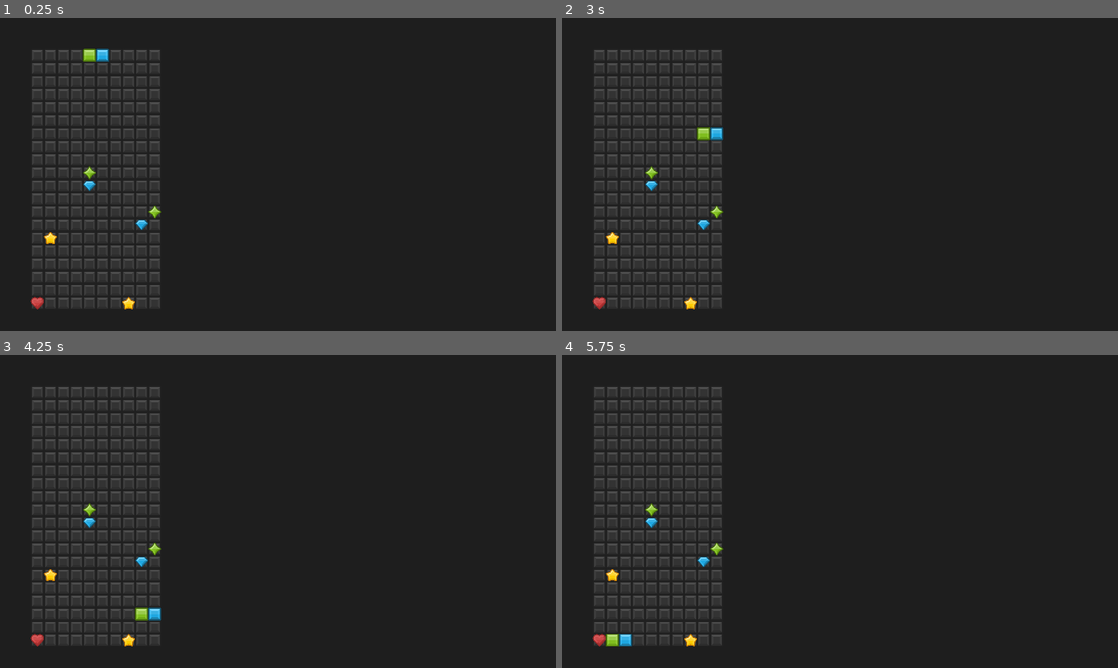
Above: before the commit, frames 1-4 (two rows, left to right).
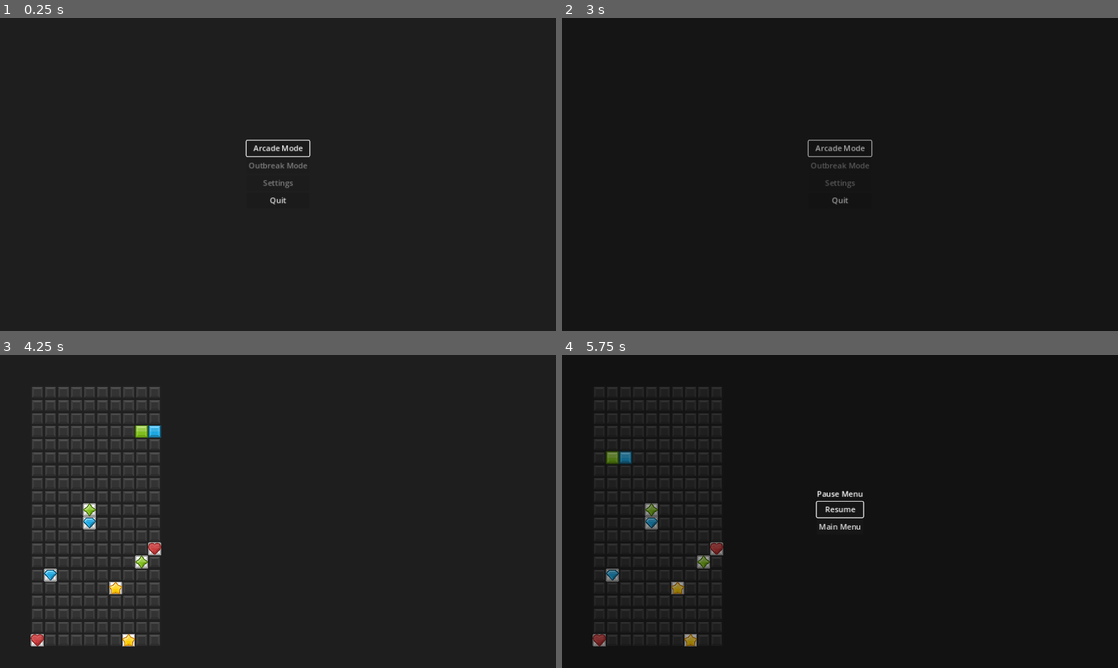
Above: after the commit, the same moments.

Repository: Akaihana/PuzzleProject
Game: Godot game, scene res://Scenes/main_menu.tscn
The game is run twice, just before and just after one commit, with the same random seed, the same clock (stepped at 60 frames per second) and the same inputs. Before the commit the project starts from res://Scenes/main.tscn.
Inputs (mouse positions are in pixels of both pictures, inside the frame that each line leads up to):
- Up to frame 1 (0.25 s): no input
- Up to frame 2 (3 s): click (840, 149) at 0.5 s, where only the run after the commit has a clickable "Arcade Mode"; click (840, 149) at 1.25 s, where only the run after the commit has a clickable "Arcade Mode"; hold D (right) 2.03-2.78 s; tap Enter at 2.75 s; hold S (down) from 2.78 s (still down)
- Up to frame 3 (4.25 s): release S (down) at 3.53 s; hold D (right) from 3.53 s (still down)
- Up to frame 4 (5.75 s): tap Space at 4.25 s; tap Enter at 5 s; release D (right) at 5.03 s; hold A (left) from 5.03 s (still down); tap Escape (pause, bound only after the commit) at 5.65 s

The runs differ from the first frame. In frame 1, 6.7% of the frame differs, in the area x 5-56%, y 9-94%; in frame 2, 12%, in the area x 5-56%, y 10-94%; in frame 3, 1.0%; in frame 4, 3.3%.

Commit message:
Making Menus

Diff:
--- a/Scenes/corrupted_gem.tscn
+++ b/Scenes/corrupted_gem.tscn
@@ -1,7 +1,8 @@
-[gd_scene load_steps=4 format=3 uid="uid://dlihauw0nhjtp"]
+[gd_scene load_steps=5 format=3 uid="uid://dlihauw0nhjtp"]
 
 [ext_resource type="Texture2D" uid="uid://cthkdig4r0xki" path="res://Assets/Sprites/Viruses/tileRed_72.png" id="1_e5jif"]
 [ext_resource type="Script" path="res://Scripts/corrupted_gem.gd" id="1_wu5ff"]
+[ext_resource type="Texture2D" uid="uid://7hhpigcjv3jt" path="res://Assets/Sprites/Viruses/tileGrey_39.png" id="2_jer43"]
 
 [sub_resource type="RectangleShape2D" id="RectangleShape2D_7n42k"]
 size = Vector2(27, 27)
@@ -9,6 +10,10 @@
 [node name="CorruptedGem" type="Area2D"]
 script = ExtResource("1_wu5ff")
 
+[node name="SpriteBackground" type="Sprite2D" parent="."]
+scale = Vector2(0.25, 0.25)
+texture = ExtResource("2_jer43")
+
 [node name="Sprite2D" type="Sprite2D" parent="."]
 scale = Vector2(0.25, 0.25)
 texture = ExtResource("1_e5jif")
--- /dev/null
+++ b/Scenes/level_transition.tscn
@@ -0,0 +1,73 @@
+[gd_scene load_steps=6 format=3 uid="uid://c1nj17xlh7v1r"]
+
+[ext_resource type="Script" path="res://Scripts/level_transition.gd" id="1_2tp6c"]
+
+[sub_resource type="Animation" id="Animation_4hxst"]
+length = 0.001
+tracks/0/type = "value"
+tracks/0/imported = false
+tracks/0/enabled = true
+tracks/0/path = NodePath("ColorRect:color")
+tracks/0/interp = 1
+tracks/0/loop_wrap = true
+tracks/0/keys = {
+"times": PackedFloat32Array(0),
+"transitions": PackedFloat32Array(1),
+"update": 0,
+"values": [Color(0, 0, 0, 0)]
+}
+
+[sub_resource type="Animation" id="Animation_4ytil"]
+resource_name = "fade_from_black"
+length = 0.5
+tracks/0/type = "value"
+tracks/0/imported = false
+tracks/0/enabled = true
+tracks/0/path = NodePath("ColorRect:color")
+tracks/0/interp = 1
+tracks/0/loop_wrap = true
+tracks/0/keys = {
+"times": PackedFloat32Array(0, 0.5),
+"transitions": PackedFloat32Array(1, 1),
+"update": 0,
+"values": [Color(0, 0, 0, 1), Color(0, 0, 0, 0)]
+}
+
+[sub_resource type="Animation" id="Animation_1xd32"]
+resource_name = "fade_to_black"
+length = 0.5
+tracks/0/type = "value"
+tracks/0/imported = false
+tracks/0/enabled = true
+tracks/0/path = NodePath("ColorRect:color")
+tracks/0/interp = 1
+tracks/0/loop_wrap = true
+tracks/0/keys = {
+"times": PackedFloat32Array(0, 0.5),
+"transitions": PackedFloat32Array(1, 1),
+"update": 0,
+"values": [Color(0, 0, 0, 0), Color(0, 0, 0, 1)]
+}
+
+[sub_resource type="AnimationLibrary" id="AnimationLibrary_m7tno"]
+_data = {
+"RESET": SubResource("Animation_4hxst"),
+"fade_from_black": SubResource("Animation_4ytil"),
+"fade_to_black": SubResource("Animation_1xd32")
+}
+
+[node name="LevelTransition" type="CanvasLayer"]
+script = ExtResource("1_2tp6c")
+
+[node name="AnimationPlayer" type="AnimationPlayer" parent="."]
+libraries = {
+"": SubResource("AnimationLibrary_m7tno")
+}
+
+[node name="ColorRect" type="ColorRect" parent="."]
+anchors_preset = 15
+anchor_right = 1.0
+anchor_bottom = 1.0
+grow_horizontal = 2
+grow_vertical = 2
+color = Color(0, 0, 0, 0)
--- a/Scenes/main.tscn
+++ b/Scenes/main.tscn
@@ -1,6 +1,7 @@
-[gd_scene load_steps=7 format=3 uid="uid://d0lcwhpadgq44"]
+[gd_scene load_steps=8 format=3 uid="uid://d0lcwhpadgq44"]
 
 [ext_resource type="Script" path="res://Scripts/grid.gd" id="1_8qrqb"]
+[ext_resource type="PackedScene" uid="uid://dy4e4velmavcu" path="res://Scenes/pause_menu.tscn" id="1_rayih"]
 [ext_resource type="Script" path="res://Scripts/gem_spawner.gd" id="2_jqgu4"]
 [ext_resource type="PackedScene" uid="uid://c1eou1cdb7ov6" path="res://Scenes/gem_container.tscn" id="2_rldxo"]
 [ext_resource type="PackedScene" uid="uid://dlihauw0nhjtp" path="res://Scenes/corrupted_gem.tscn" id="3_dxh0i"]
@@ -9,12 +10,17 @@
 
 [node name="Main" type="Node2D"]
 
+[node name="CanvasLayer" type="CanvasLayer" parent="."]
+
+[node name="PauseMenu" parent="CanvasLayer" instance=ExtResource("1_rayih")]
+visible = false
+
 [node name="Grid" type="Node2D" parent="."]
 position = Vector2(64, 64)
 script = ExtResource("1_8qrqb")
 gem_container_scene = ExtResource("2_rldxo")
 corrupted_gem_scene = ExtResource("3_dxh0i")
-corrupted_count = 2
+corrupted_count = 1
 
 [node name="GridTexture" type="TextureRect" parent="Grid"]
 modulate = Color(1, 1, 1, 0.490196)
--- /dev/null
+++ b/Scenes/main_menu.tscn
@@ -0,0 +1,37 @@
+[gd_scene load_steps=2 format=3 uid="uid://biohxdus3txop"]
+
+[ext_resource type="Script" path="res://Scripts/main_menu.gd" id="1_g8aav"]
+
+[node name="MainMenu" type="CenterContainer"]
+process_mode = 3
+anchors_preset = 15
+anchor_right = 1.0
+anchor_bottom = 1.0
+grow_horizontal = 2
+grow_vertical = 2
+script = ExtResource("1_g8aav")
+
+[node name="VBoxContainer" type="VBoxContainer" parent="."]
+layout_mode = 2
+
+[node name="ArcadeModeButton" type="Button" parent="VBoxContainer"]
+unique_name_in_owner = true
+layout_mode = 2
+text = "Arcade Mode"
+
+[node name="OutbreakModeButton" type="Button" parent="VBoxContainer"]
+layout_mode = 2
+disabled = true
+text = "Outbreak Mode"
+
+[node name="SettingsButton" type="Button" parent="VBoxContainer"]
+layout_mode = 2
+disabled = true
+text = "Settings"
+
+[node name="QuitButton" type="Button" parent="VBoxContainer"]
+layout_mode = 2
+text = "Quit"
+
+[connection signal="pressed" from="VBoxContainer/ArcadeModeButton" to="." method="_on_arcade_mode_button_pressed"]
+[connection signal="pressed" from="VBoxContainer/QuitButton" to="." method="_on_quit_button_pressed"]
--- /dev/null
+++ b/Scenes/pause_menu.tscn
@@ -0,0 +1,41 @@
+[gd_scene load_steps=2 format=3 uid="uid://dy4e4velmavcu"]
+
+[ext_resource type="Script" path="res://Scripts/pause_menu.gd" id="1_dgcad"]
+
+[node name="PauseMenu" type="ColorRect"]
+process_mode = 3
+anchors_preset = 15
+anchor_right = 1.0
+anchor_bottom = 1.0
+grow_horizontal = 2
+grow_vertical = 2
+color = Color(0, 0, 0, 0.392157)
+script = ExtResource("1_dgcad")
+
+[node name="CenterContainer" type="CenterContainer" parent="."]
+layout_mode = 1
+anchors_preset = 15
+anchor_right = 1.0
+anchor_bottom = 1.0
+grow_horizontal = 2
+grow_vertical = 2
+
+[node name="VBoxContainer" type="VBoxContainer" parent="CenterContainer"]
+layout_mode = 2
+
+[node name="Label" type="Label" parent="CenterContainer/VBoxContainer"]
+layout_mode = 2
+text = "Pause Menu"
+
+[node name="ResumeButton" type="Button" parent="CenterContainer/VBoxContainer"]
+unique_name_in_owner = true
+layout_mode = 2
+text = "Resume"
+
+[node name="MainMenuButton" type="Button" parent="CenterContainer/VBoxContainer"]
+unique_name_in_owner = true
+layout_mode = 2
+text = "Main Menu"
+
+[connection signal="pressed" from="CenterContainer/VBoxContainer/ResumeButton" to="." method="_on_resume_button_pressed"]
+[connection signal="pressed" from="CenterContainer/VBoxContainer/MainMenuButton" to="." method="_on_main_menu_button_pressed"]
--- a/Scripts/corrupted_gem.gd
+++ b/Scripts/corrupted_gem.gd
@@ -7,6 +7,7 @@
 var gem_color: Shared.Gem_color
 var gem_position: Vector2
 
+@onready var sprite_background: Sprite2D = $SpriteBackground
 @onready var sprite_2d: Sprite2D = $Sprite2D
 @onready var collision_shape_2d: CollisionShape2D = $CollisionShape2D
 
@@ -24,4 +25,5 @@
 
 
 func dim() -> void:
+	sprite_background.modulate = Color(1, 1, 1, 0.5)
 	sprite_2d.modulate = Color(1, 1, 1, 0.5)
--- a/Scripts/gem_container.gd
+++ b/Scripts/gem_container.gd
@@ -128,7 +128,6 @@
 
 
 func calculate_global_position(direction: Vector2, starting_global_position: Vector2) -> Vector2:
-	#TODO check if colliding with virus
 	if is_colliding_with_other_gems(direction, starting_global_position):
 		return Vector2.ZERO
 	if not is_within_game_bounds(direction, starting_global_position):
@@ -183,7 +182,6 @@
 
 
 func lock():
-	print("lock")
 	move_down_timer.stop()
 	hold_down_timer.stop()
 	hold_left_timer.stop()
--- a/Scripts/grid.gd
+++ b/Scripts/grid.gd
@@ -15,6 +15,7 @@
 var found_matches: bool
 var grid: Array = []
 var current_matches: Array = []
+var corrupted_count_keeper: Array[int] = [0, 0, 0, 0]
 
 @onready var starting_position: Marker2D = $StartingPosition
 @onready var bottom_right_boundary: Marker2D = $BottomRightBoundary
@@ -38,14 +39,19 @@
 
 func start_level() -> void:
 	for color in Shared.Gem_color:
-		for i in corrupted_count:
+		for i in range(corrupted_count + current_level):
 			var current_color = Shared.Gem_color[color]
+			corrupted_count_keeper[current_color] += 1
 			var corrupted_gem_data = Shared.data_corrupted[current_color]
 			var corrupted_gem = corrupted_gem_scene.instantiate() as CorruptedGem
 			add_child(corrupted_gem)
 			var random_r = randi_range(0, 10)
 			var random_c = randi_range(0, 9)
+			while grid[random_r][random_c] != null:
+				random_r = randi_range(0, 10)
+				random_c = randi_range(0, 9)
 			corrupted_gem.global_position = grid_to_position(random_r, random_c)
+			corrupted_gem.gem_position = grid_to_position(random_r, random_c)
 			corrupted_gem.set_texture(corrupted_gem_data.corrupted_gem_texture)
 			corrupted_gem.gem_color = corrupted_gem_data.corrupted_gem_type
 			grid[random_r][random_c] = corrupted_gem
@@ -110,7 +116,7 @@
 		gem_locked.emit()
 
 
-func match_and_dim(gem: Gem) -> void:
+func match_and_dim(gem) -> void:
 	gem.matched = true
 	gem.dim()
 
@@ -119,21 +125,22 @@
 	for r in ROWS:
 		for c in COLUMNS:
 			if grid[r][c] != null and grid[r][c].matched:
-				if grid[r][c].paired_gem != null:
+				if grid[r][c] is Gem and grid[r][c].paired_gem != null:
 					var other_gem = grid[r][c].paired_gem
 					other_gem.can_fall = true
 					other_gem.set_texture(Shared.data[other_gem.gem_color].gem_texture_unpaired)
+				elif grid[r][c] is CorruptedGem:
+					corrupted_count_keeper[grid[r][c].gem_color] -= 1
 				grid[r][c].queue_free()
 				grid[r][c] = null
 	fall_timer.start()
 	current_matches.clear()
-	print_grid()
 
 
 func make_gems_fall() -> void:
 	for r in ROWS:
 		for c in COLUMNS:
-			if grid[r][c] != null and grid[r][c].can_fall:
+			if grid[r][c] != null and grid[r][c] is Gem and grid[r][c].can_fall:
 				var current_row = r
 				while current_row > 0 and grid[current_row-1][c] == null:
 					grid[current_row][c].move(grid_to_position(current_row - 1, c))
@@ -141,7 +148,7 @@
 					grid[current_row - 1][c] = grid[current_row][c]
 					grid[current_row][c] = null
 					current_row -= 1
-			if grid[r][c] != null and not grid[r][c].can_fall:
+			if grid[r][c] != null and grid[r][c] is Gem and not grid[r][c].can_fall:
 				var paired_gem = grid[r][c].paired_gem
 				var current_row = r
 				if c < COLUMNS - 1 and paired_gem == grid[r][c + 1]:
@@ -169,7 +176,6 @@
 	found_matches = false
 	check_for_matches()
 	print_grid()
-	print("finished falling")
 
 
 func on_lock_gem(gem_container: GemContainer) -> void:
@@ -203,9 +209,9 @@
 			else:
 				line += "-"
 		debug_grid_display.append(line)
-
 	for r in debug_grid_display.size():
 		print(debug_grid_display[debug_grid_display.size() - 1 - r])
+	print()
 
 
 func _on_destroy_timer_timeout() -> void:
--- /dev/null
+++ b/Scripts/level_transition.gd
@@ -0,0 +1,13 @@
+extends CanvasLayer
+
+@onready var animation_player: AnimationPlayer = $AnimationPlayer
+
+
+func fade_from_black():
+	animation_player.play("fade_from_black")
+	await animation_player.animation_finished
+
+
+func fade_to_black():
+	animation_player.play("fade_to_black")
+	await animation_player.animation_finished
--- /dev/null
+++ b/Scripts/main_menu.gd
@@ -0,0 +1,17 @@
+extends CenterContainer
+
+@onready var arcade_mode_button: Button = %ArcadeModeButton
+
+
+func _ready() -> void:
+	arcade_mode_button.grab_focus()
+
+
+func _on_arcade_mode_button_pressed() -> void:
+	await LevelTransition.fade_to_black()
+	get_tree().change_scene_to_file("res://Scenes/main.tscn")
+	LevelTransition.fade_from_black()
+
+
+func _on_quit_button_pressed() -> void:
+	get_tree().quit()
--- /dev/null
+++ b/Scripts/pause_menu.gd
@@ -0,0 +1,20 @@
+extends ColorRect
+
+@onready var resume_button: Button = %ResumeButton
+@onready var main_menu_button: Button = %MainMenuButton
+
+func _input(event: InputEvent) -> void:
+	if Input.is_action_just_pressed("pause"):
+		get_tree().paused = true
+		show()
+		resume_button.grab_focus()
+
+
+func _on_resume_button_pressed() -> void:
+	get_tree().paused = false
+	hide()
+
+
+func _on_main_menu_button_pressed() -> void:
+	get_tree().paused = false
+	get_tree().change_scene_to_file("res://Scenes/main_menu.tscn")
--- a/project.godot
+++ b/project.godot
@@ -11,13 +11,14 @@
 [application]
 
 config/name="PuzzleProject"
-run/main_scene="res://Scenes/main.tscn"
+run/main_scene="res://Scenes/main_menu.tscn"
 config/features=PackedStringArray("4.1", "Forward Plus")
-config/icon="res://icon.svg"
+config/icon="res://Assets/Icons/icon.svg"
 
 [autoload]
 
 Shared="*res://Scripts/shared.gd"
+LevelTransition="*res://Scenes/level_transition.tscn"
 
 [display]
 
@@ -62,6 +63,11 @@
 , Object(InputEventJoypadButton,"resource_local_to_scene":false,"resource_name":"","device":-1,"button_index":1,"pressure":0.0,"pressed":true,"script":null)
 ]
 }
+pause={
+"deadzone": 0.5,
+"events": [Object(InputEventKey,"resource_local_to_scene":false,"resource_name":"","device":-1,"window_id":0,"alt_pressed":false,"shift_pressed":false,"ctrl_pressed":false,"meta_pressed":false,"pressed":false,"keycode":0,"physical_keycode":4194305,"key_label":0,"unicode":0,"echo":false,"script":null)
+]
+}
 
 [rendering]
 
Renamed: icon.svg -> Assets/Icons/icon.svg
Not shown, changed: Assets/Icons/icon.svg.import
Binary file added: Assets/Sprites/Viruses/tileGrey_39.png
Not shown, added: Assets/Sprites/Viruses/tileGrey_39.png.import
